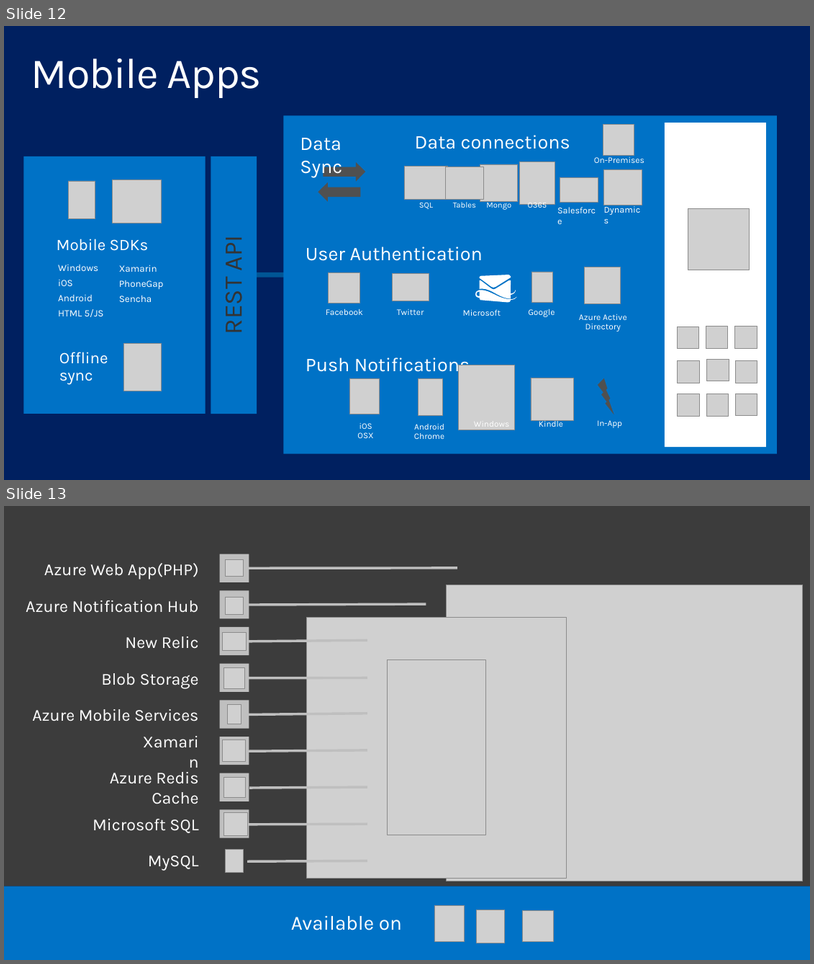
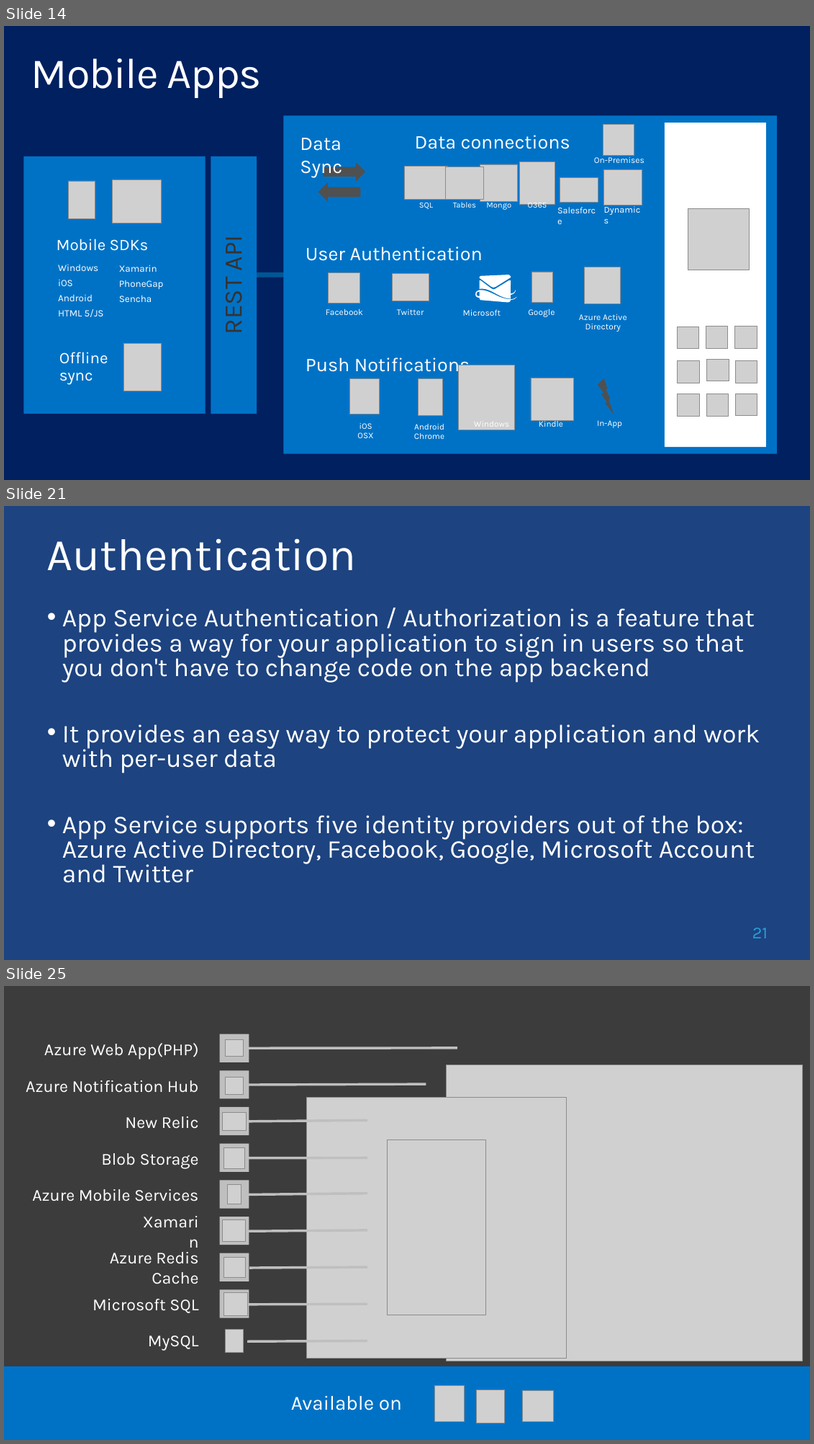
Before and after one commit to kunal-chowdhury/Public-Speakings, a slide deck: 12-Nov-2016, Microsoft Azure MVP Bootcamp/Azure App Services and Universal Windows Platform.pptx. Shown one above the other, each under a label of ours: slides 12 and 13 before the commit, slides 14, 21 and 25 after it; the slides between them are not shown. The pictures are 814x964 and 814x1444 pixels, drawn with LibreOffice and Linux fonts; fonts in the diff are those of the drawing; grey boxes stand for pictures; background and template pictures are left out. Boxes give left, top, right and bottom in pixels: in the first picture for what was removed or moved away, otherwise in the second. Text is boxed around its words. In the diff, an @@ line names an element or a change of style, - is before the commit and + after.

Commit message:
Updated slide 'Azure App Services and Universal Windows Platform' for 'Azure MVP Bootcamp'

```diff
--- a/12-Nov-2016, Microsoft Azure MVP Bootcamp/Azure App Services and Universal Windows Platform.pptx
+++ b/12-Nov-2016, Microsoft Azure MVP Bootcamp/Azure App Services and Universal Windows Platform.pptx
@@ slide 21 added at (x1=4, y1=506, x2=810, y2=960), background picture (left out) @@
@@ title added at (x1=47, y1=538, x2=357, y2=571), 55.1 pt, text #FFFFFF @@
+Authentication
@@ text added at (x1=62, y1=608, x2=760, y2=883), 31.2 pt, text #FFFFFF @@
+• App Service Authentication / Authorization is a feature that provides a way for your application to sign in users so that you don't have to change code on the app backend
+• It provides an easy way to protect your application and work with per-user data
+• App Service supports five identity providers out of the box: Azure Active Directory, Facebook, Google, Microsoft Account and Twitter
@@ page number added at (x1=753, y1=927, x2=768, y2=938), 20.4 pt, text #289FD7 @@
+21
@@ what was slide 12 is now slide 14 @@
@@ what was slide 13 is now slide 25 @@
```
Also in this commit, not shown: 3 slides changed, 13 other slides added, 4 slides removed.
